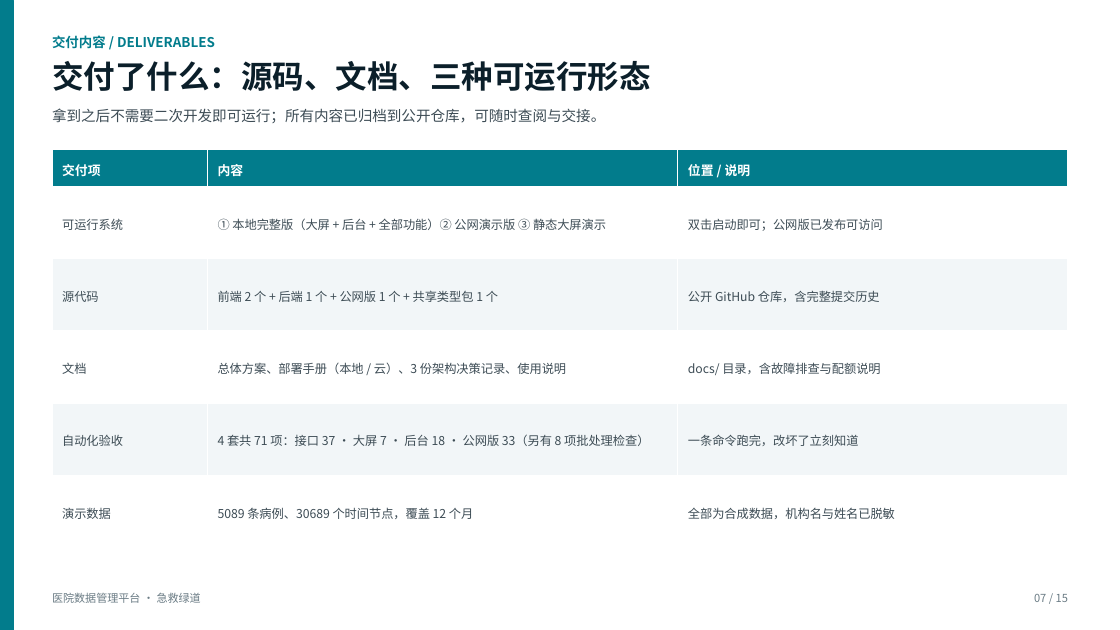
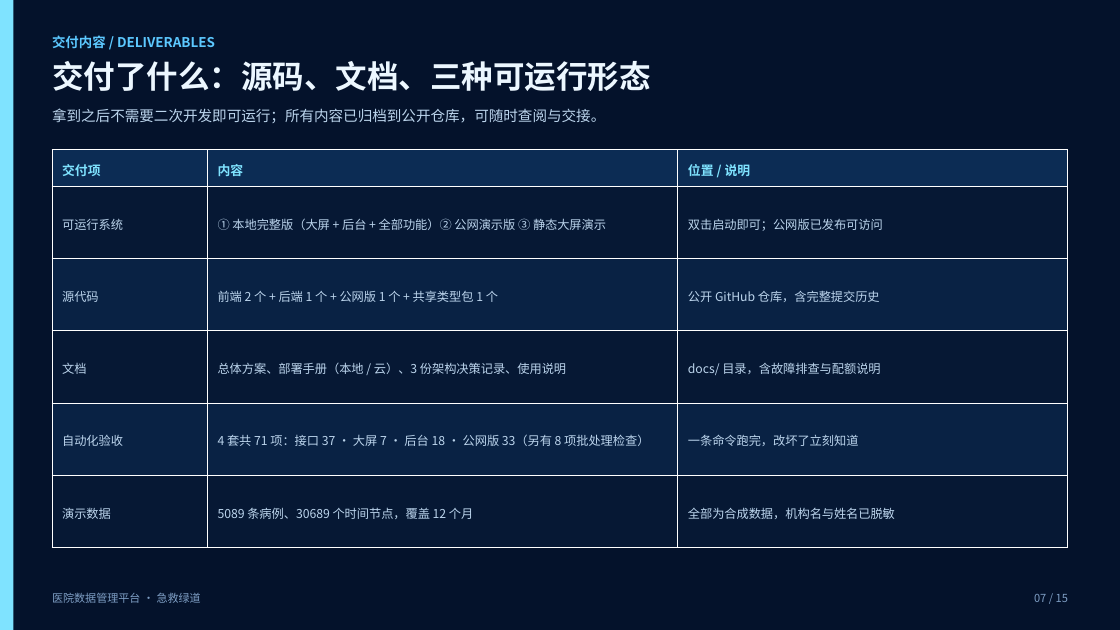
Before and after one commit to popostar11/hospital-data-platform, a slide deck: slide 7 of docs/ppt/医院数据管理平台-项目汇报.pptx. Drawn at 1120x630 pixels with LibreOffice and Linux fonts; fonts in the diff are those of the drawing. Boxes give left, top, right and bottom in pixels: in the first picture for what was removed or moved away, otherwise in the second. Text is boxed around its words. In the diff, an @@ line names an element or a change of style, - is before the commit and + after.

Commit message:
style(ppt): 两份演示稿改用大屏同色系（深色）
配色不再借用参考稿的青绿，改为直接取大屏自身的样式令牌：
  --c-bg-deep #02091A / --c-bg #04122B / 面板叠底 #08224A
  --c-line 柔和化 #1A4272 / --c-cyan #7FE3FF / --c-value #7FFFE0
  --c-text #DCEFFF / --c-text-dim #8FB4DC

改动范围：
- 两份脚本都改为令牌化配色，并支持 --light 切回浅色（便于打印）
- 内容页显式铺一层底色（深色主题必需），卡片加描边、表格换深色表头
- 深色底让大屏与后台截图与版面融为一体，比浅色底更贴合产品

顺带修掉两处构建脚本缺陷：
- band() 的两处调用误把「段落字典」当「run 列表」传入（KeyError: 't'）
- build-ppt.py 缺 import sys，且全局字符串替换误伤了调色板定义本身
  （出现 LABEL_ON_DARK = LABEL_ON_DARK 之类自引用）

验收：两份均为 16:9、0 个形状越界、check_office 结构与内容断言通过、渲染无缺字。

```diff
--- a/docs/ppt/医院数据管理平台-项目汇报.pptx
+++ b/docs/ppt/医院数据管理平台-项目汇报.pptx
@@ rectangle at (0, 0, 13, 630): fill #027C8C to #7FE3FF; outline #027C8C 0.75 pt to none @@
@@ rectangle added at (0, 0, 1120, 630), fill #04122B @@
@@ text "交付内容 / DELIVERABLES" at (52, 35, 215, 49): text colour #027C8C to #5CC8FF @@
@@ text "交付了什么：源码、文档、三种可运行形态" at (52, 61, 651, 91): text colour #0B1F2A to #ECF7FF @@
@@ text "拿到之后不需要二次开发即可运行；所有内容已归档到公开仓库，可随时查阅与交接。" at (52, 108, 605, 123): text colour #3D4C55 to #BBD4EC @@
@@ table at (52, 150, 1068, 548) @@
@@ fill #027C8C to #0C2C54 in row 1 @@
@@ fill #FFFFFF to #061834 in 9 cells @@
@@ fill #F2F6F8 to #092244 in 6 cells @@
@@ text colour #FFFFFF to #7FE3FF in "交付项", "内容", "位置 / 说明" @@
@@ text colour #3D4C55 to #BBD4EC @@
@@ text "医院数据管理平台 · 急救绿道" at (52, 593, 201, 603): text colour #6B7C85 to #7E9EC4 @@
@@ text "07 / 15" at (1034, 594, 1068, 602): text colour #6B7C85 to #7E9EC4 @@
```
Also in this commit, not shown: 14 other slides changed, 3 other files.
